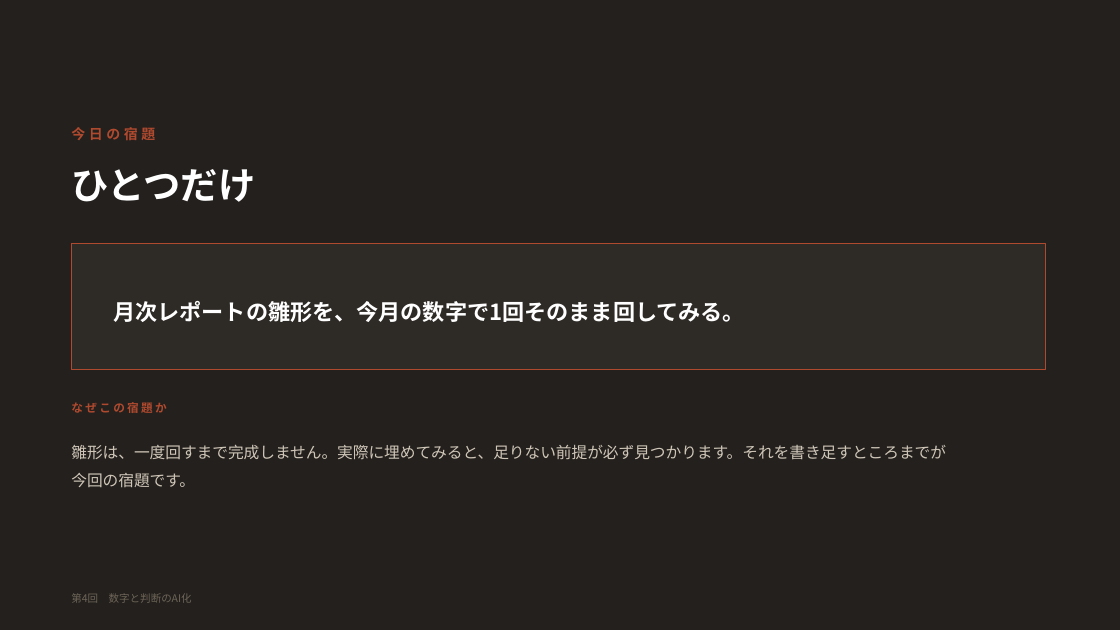
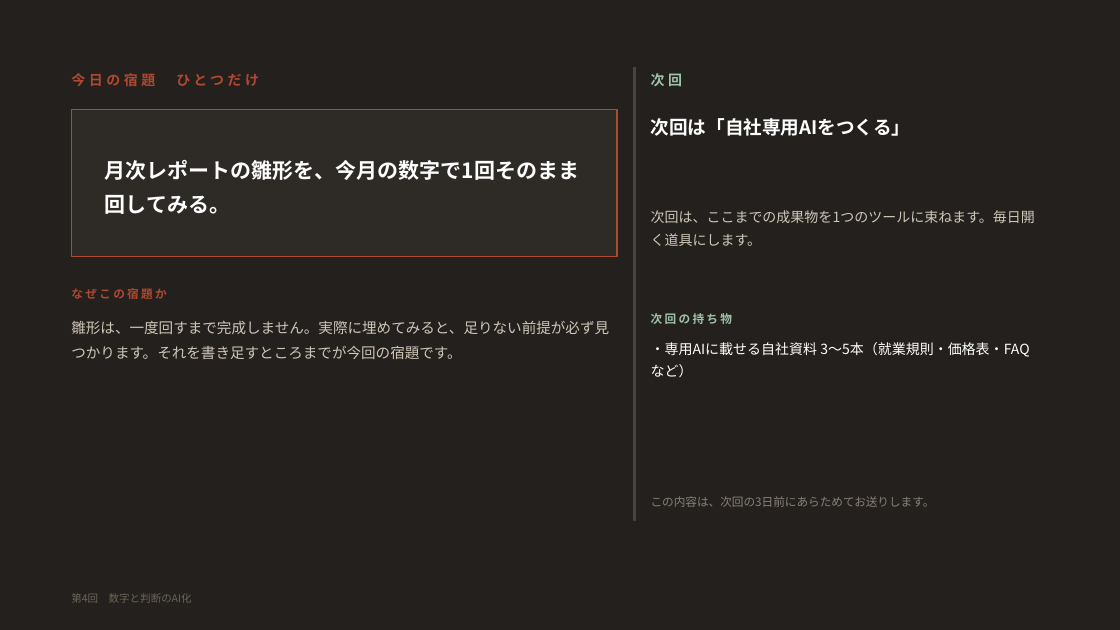
Before and after one commit to yusuke-aoki-bit/founders-ai-program, a slide deck: slide 17 of slides/pptx/第04回_数字と判断のAI化.pptx (slide 15 before the commit). Drawn at 1120x630 pixels with LibreOffice and Linux fonts; fonts in the diff are those of the drawing. Boxes give left, top, right and bottom in pixels: in the first picture for what was removed or moved away, otherwise in the second. Text is boxed around its words. In the diff, an @@ line names an element or a change of style, - is before the commit and + after.

```diff
--- a/slides/pptx/第04回_数字と判断のAI化.pptx
+++ b/slides/pptx/第04回_数字と判断のAI化.pptx
@@ text at (x1=71, y1=73, x2=259, y2=86): text changed @@
-今日の宿題
+今日の宿題 ひとつだけ
@@ rectangle added at (x1=634, y1=67, x2=636, y2=521), fill #4A443D, outline #4A443D 1 pt @@
@@ text added at (x1=651, y1=73, x2=682, y2=86), 12 pt, text #9FC2A8, bold @@
+次回
@@ rectangle added at (x1=71, y1=109, x2=618, y2=256), fill #2E2A26, outline #B04A2F 1 pt @@
@@ text "月次レポートの雛形を、今月の数字で1回そのまま回してみる。" moved from (x1=113, y1=301, x2=745, y2=322) to (x1=105, y1=160, x2=579, y2=214) @@
@@ text "月次レポートの雛形を、今月の数字で1回そのまま回してみる。" at (x1=105, y1=160, x2=579, y2=214): size 19 to 18 pt; line spacing 1.4 to 1.35 @@
@@ text added at (x1=651, y1=118, x2=911, y2=136), 16 pt, text #FFFFFF, bold @@
+次回は「自社専用AIをつくる」
@@ text removed at (x1=71, y1=169, x2=255, y2=202) @@
-ひとつだけ
@@ text added at (x1=651, y1=210, x2=1035, y2=246), 12 pt, text #CFC6B8 @@
+次回は、ここまでの成果物を1つのツールに束ねます。毎日開く道具にします。
@@ rectangle removed at (x1=71, y1=244, x2=1046, y2=370) @@
@@ text "なぜこの宿題か" moved from (x1=71, y1=402, x2=166, y2=413) to (x1=71, y1=288, x2=166, y2=299) @@
@@ text "雛形は、一度回すまで完成しません。実際に埋めてみると、足りない前提が必ず見つかります。それを書き足すところまでが今回の宿 ..." moved from (x1=71, y1=445, x2=946, y2=488) to (x1=71, y1=321, x2=609, y2=359) @@
@@ text "雛形は、一度回すまで完成しません。実際に埋めてみると、足りない前提が必ず見つかります。それを書き足すところまでが今回の宿 ..." at (x1=71, y1=321, x2=609, y2=359): size 13.5 to 12.5 pt; vertical alignment middle to top @@
@@ text added at (x1=651, y1=313, x2=732, y2=324), 10 pt, text #9FC2A8, bold @@
+次回の持ち物
@@ text added at (x1=651, y1=342, x2=1029, y2=377), 12 pt, text #FFFFFF @@
+・専用AIに載せる自社資料 3〜5本（就業規則・価格表・FAQ など）
@@ text added at (x1=651, y1=496, x2=935, y2=507), 10 pt, text #8A8177 @@
+この内容は、次回の3日前にあらためてお送りします。
```
Also in this commit, not shown: 9 other slides changed, 6 slides added, 4 slides removed, 17 other files.
